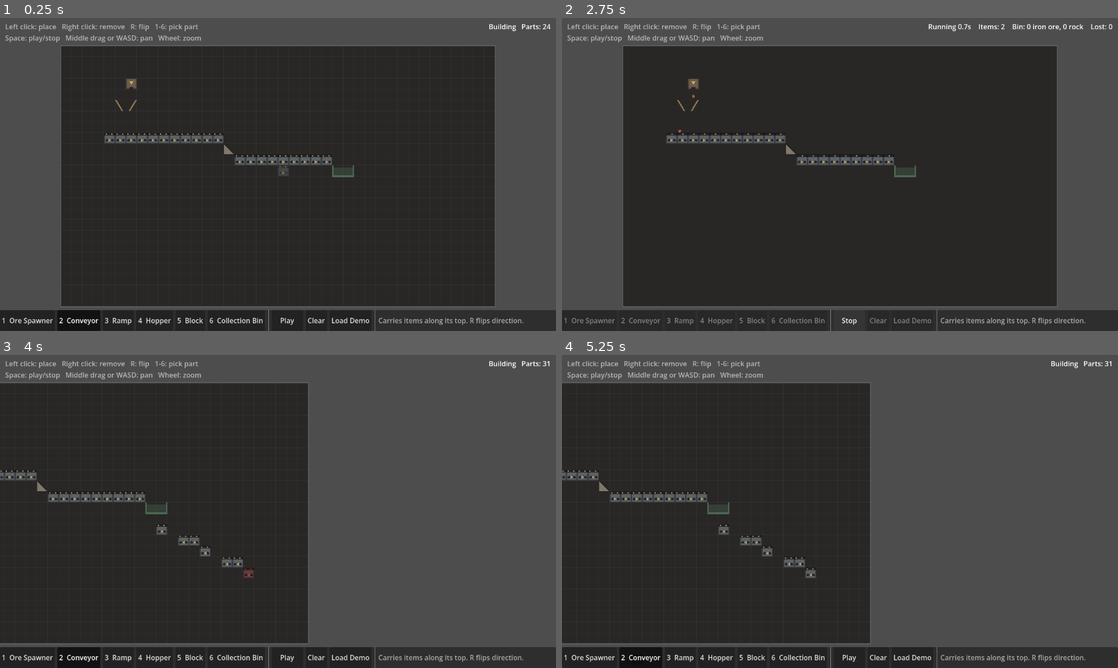
Above: before the commit, frames 1-4 (two rows, left to right).
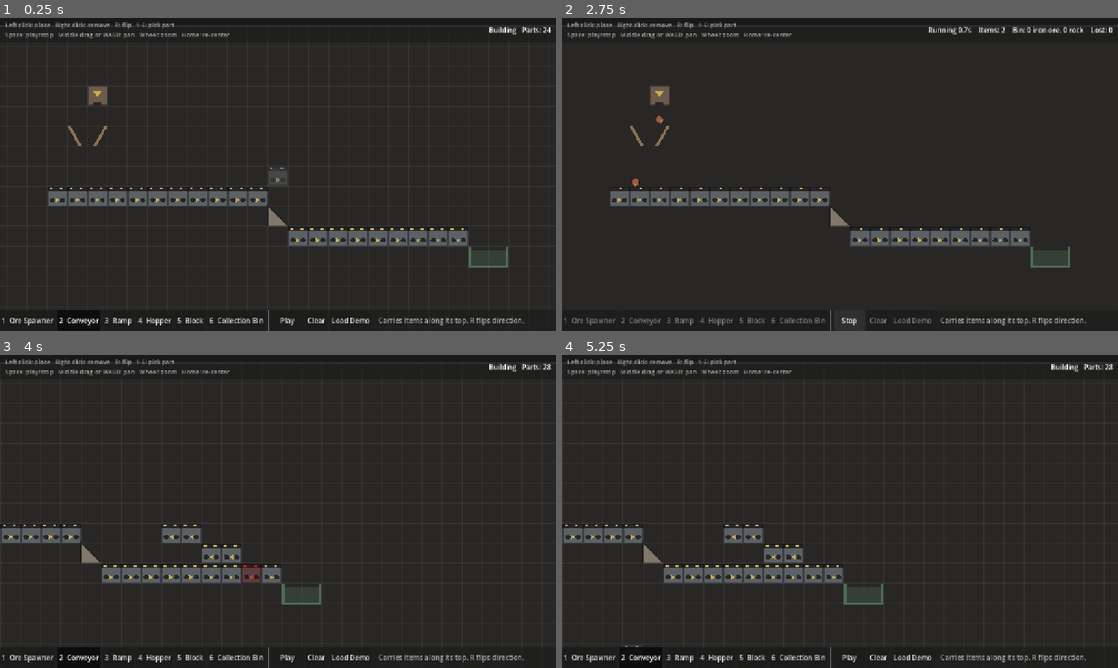
Above: after the commit, the same moments.

Repository: jdcravenBD/Mini-Machinist
Game: Godot game, scene res://scenes/main.tscn
Same seed, same stepped clock (60 frames per second), same inputs: the game is played once before the commit and once after it.
Inputs (mouse positions are in pixels of both pictures, inside the frame that each line leads up to):
- Up to frame 1 (0.25 s): no input
- Up to frame 2 (2.75 s): click "Play" at 0.5 s; click "Stop" at 1.25 s; click "Play" at 2 s
- Up to frame 3 (4 s): tap Enter at 2.75 s; move the mouse to (400, 495) at 2.77 s; hold D 2.78-3.5 s; tap R at 2.85 s; click (400, 495) at 2.92 s; tap Space at 3.02 s; drag from (166, 527) to (250, 574) at 3.52 s
- Up to frame 4 (5.25 s): click "1 Ore Spawner" at 4.25 s; click "2 Conveyor" at 5 s

The runs differ from the first frame. In frame 1, 34% of the frame differs, in the area x 0-100%, y 0-100%; in frame 2, 33%; in frame 3, 51%; in frame 4, 51%.

Commit message:
feat: scaling window, camera frames the machine, bigger ore

Diff:
--- a/project.godot
+++ b/project.godot
@@ -18,8 +18,13 @@
 
 window/size/viewport_width=1280
 window/size/viewport_height=720
+window/size/window_width_override=1600
+window/size/window_height_override=900
+window/stretch/mode="canvas_items"
+window/stretch/aspect="expand"
 
 [rendering]
 
 renderer/rendering_method="gl_compatibility"
 renderer/rendering_method.mobile="gl_compatibility"
+environment/defaults/default_clear_color=Color(0.1, 0.095, 0.09, 1)
--- a/scripts/machine/item_defs.gd
+++ b/scripts/machine/item_defs.gd
@@ -5,13 +5,13 @@
 const DEFS := {
 	&"iron_ore": {
 		"name": "Iron Ore",
-		"radius": 5.0,
+		"radius": 6.0,
 		"color": Color(0.62, 0.36, 0.25),
 		"fleck": Color(0.80, 0.52, 0.36),
 	},
 	&"rock": {
 		"name": "Rock",
-		"radius": 6.0,
+		"radius": 7.0,
 		"color": Color(0.50, 0.50, 0.48),
 		"fleck": Color(0.64, 0.64, 0.61),
 	},
--- a/scripts/machine/part_geometry.gd
+++ b/scripts/machine/part_geometry.gd
@@ -8,7 +8,7 @@
 const SURFACE_FRICTION := 0.04
 ## Ticks between spawns (60 ticks = 1 second).
 const SPAWN_INTERVAL := 30
-const HOPPER_GAP := 16.0
+const HOPPER_GAP := 18.0
 const BIN_INSET := 2.0
 ## How far below the bin's rim an item must fall before it counts as collected.
 const BIN_CATCH_DEPTH := 10.0
--- a/scripts/main.gd
+++ b/scripts/main.gd
@@ -5,8 +5,12 @@
 const SAVE_PATH := "user://machine.json"
 const T := PartDefs.TILE
 const PAN_SPEED := 600.0
-const ZOOM_MIN := 0.5
-const ZOOM_MAX := 3.0
+## Closest zoom allowed, and the most the camera zooms in when framing a small machine.
+## The farthest zoom is whatever fits the whole grid on screen.
+const ZOOM_MAX := 4.0
+const FRAME_ZOOM_MAX := 2.0
+## Empty space (in tiles) kept around the machine when framing it.
+const FRAME_MARGIN := 2
 ## Most simulation ticks to run in one frame, so a slow frame can't snowball.
 const MAX_TICKS_PER_FRAME := 4
 
@@ -33,7 +37,9 @@
 	hud.part_selected.connect(_select)
 	hud.play_pressed.connect(_toggle_play)
 	hud.clear_pressed.connect(machine.clear)
-	hud.demo_pressed.connect(func() -> void: DemoMachine.build(machine))
+	hud.demo_pressed.connect(func() -> void:
+		DemoMachine.build(machine)
+		_frame_camera())
 	_select(selected)
 	_frame_camera()
 
@@ -57,6 +63,7 @@
 		hud.set_stats("Building   Parts: %d" % machine.parts.size())
 
 	_pan_with_keys(delta)
+	_clamp_camera()
 	_update_ghost()
 
 
@@ -77,6 +84,8 @@
 		_toggle_play()
 	elif keycode == KEY_R:
 		flipped = not flipped
+	elif keycode == KEY_HOME:
+		_frame_camera()
 	elif keycode >= KEY_1 and keycode < KEY_1 + PartDefs.ORDER.size():
 		_select(PartDefs.ORDER[keycode - KEY_1])
 
@@ -159,21 +168,42 @@
 func _zoom_at(screen_pos: Vector2, factor: float) -> void:
 	var half := get_viewport_rect().size * 0.5
 	var world := camera.position + (screen_pos - half) / camera.zoom
-	var z := clampf(camera.zoom.x * factor, ZOOM_MIN, ZOOM_MAX)
+	var z := clampf(camera.zoom.x * factor, _fit_zoom(_world_rect()), ZOOM_MAX)
 	camera.zoom = Vector2(z, z)
 	camera.position = world - (screen_pos - half) / camera.zoom
 
 
-## Fits the whole grid in the space between the top and bottom HUD bars.
+## Centers the camera on the machine (or the whole grid when it's empty), as close as fits.
 func _frame_camera() -> void:
-	var world_size := Vector2(Machine.WIDTH * T, Machine.HEIGHT * T)
-	var screen := get_viewport_rect().size
-	var space := screen - Vector2(24, Hud.TOP_MARGIN + Hud.BOTTOM_MARGIN + 16)
-	var z := clampf(minf(space.x / world_size.x, space.y / world_size.y), ZOOM_MIN, ZOOM_MAX)
+	var area := _world_rect()
+	if not machine.parts.is_empty():
+		var first := machine.parts[0]
+		area = Rect2(Vector2(first.cell * T), Vector2.ZERO)
+		for p in machine.parts:
+			area = area.merge(Rect2(Vector2(p.cell * T), Vector2(PartDefs.size_of(p.type) * T)))
+		area = area.grow(FRAME_MARGIN * T)
+	var z := clampf(_fit_zoom(area), _fit_zoom(_world_rect()), FRAME_ZOOM_MAX)
 	camera.zoom = Vector2(z, z)
-	# Shift so the grid centers in the free space rather than the whole screen.
+	# The HUD bars differ in height, so shift to center in the space between them.
 	var offset_y := (Hud.TOP_MARGIN - Hud.BOTTOM_MARGIN) * 0.5
-	camera.position = world_size * 0.5 - Vector2(0, offset_y) / z
+	camera.position = area.get_center() - Vector2(0, offset_y) / z
+	_clamp_camera()
+
+
+## Zoom at which `area` just fits between the HUD bars.
+func _fit_zoom(area: Rect2) -> float:
+	var space := get_viewport_rect().size - Vector2(24, Hud.TOP_MARGIN + Hud.BOTTOM_MARGIN + 16)
+	return minf(space.x / area.size.x, space.y / area.size.y)
+
+
+func _world_rect() -> Rect2:
+	return Rect2(Vector2.ZERO, Vector2(Machine.WIDTH * T, Machine.HEIGHT * T))
+
+
+## Keeps the camera's center over the grid so it can't get lost in empty space.
+func _clamp_camera() -> void:
+	var world := _world_rect()
+	camera.position = camera.position.clamp(world.position, world.end)
 
 
 func _save() -> void:
--- a/scripts/sim/simulation.gd
+++ b/scripts/sim/simulation.gd
@@ -27,9 +27,10 @@
 const SPIN_KEEP := 0.995
 const MAX_ITEMS := 600
 ## Largest item radius; static segments are registered with this much margin.
-const MAX_RADIUS := 6.0
+const MAX_RADIUS := 7.0
 const SEG_CELL := 32.0
-const ITEM_CELL := 12.0
+## At least the largest item diameter, so touching items are always in neighbouring cells.
+const ITEM_CELL := 14.0
 ## Solid tile kinds, for pushing out items that a heavy pile squeezed into a solid.
 enum Solid { NONE, BOX, RAMP_DOWN_RIGHT, RAMP_DOWN_LEFT }
 const INV_SQRT2 := 0.7071067811865476
--- a/scripts/ui/hud.gd
+++ b/scripts/ui/hud.gd
@@ -10,7 +10,7 @@
 ## Screen space the HUD covers above and below the world, for framing the camera.
 const TOP_MARGIN := 56.0
 const BOTTOM_MARGIN := 48.0
-const HELP := "Left click: place   Right click: remove   R: flip   1-6: pick part\nSpace: play/stop   Middle drag or WASD: pan   Wheel: zoom"
+const HELP := "Left click: place   Right click: remove   R: flip   1-6: pick part\nSpace: play/stop   Middle drag or WASD: pan   Wheel: zoom   Home: re-center"
 
 var _part_buttons := {}  # StringName -> Button
 var _play_button: Button
@@ -21,22 +21,30 @@
 
 
 func _ready() -> void:
+	var top := PanelContainer.new()
+	top.anchor_right = 1.0
+	top.offset_bottom = TOP_MARGIN
+	top.mouse_filter = Control.MOUSE_FILTER_STOP
+	add_child(top)
+	var top_pad := MarginContainer.new()
+	top_pad.add_theme_constant_override("margin_left", 12)
+	top_pad.add_theme_constant_override("margin_right", 12)
+	top.add_child(top_pad)
+	var top_row := HBoxContainer.new()
+	top_pad.add_child(top_row)
+
 	var help := Label.new()
 	help.text = HELP
-	help.position = Vector2(12, 8)
 	help.modulate = Color(1, 1, 1, 0.6)
-	help.mouse_filter = Control.MOUSE_FILTER_IGNORE
-	add_child(help)
+	help.size_flags_horizontal = Control.SIZE_EXPAND_FILL
+	help.add_theme_font_size_override("font_size", 14)
+	top_row.add_child(help)
 
 	_stats = Label.new()
-	_stats.anchor_left = 1.0
-	_stats.anchor_right = 1.0
-	_stats.offset_left = -600.0
-	_stats.offset_right = -12.0
-	_stats.offset_top = 8.0
 	_stats.horizontal_alignment = HORIZONTAL_ALIGNMENT_RIGHT
-	_stats.mouse_filter = Control.MOUSE_FILTER_IGNORE
-	add_child(_stats)
+	_stats.vertical_alignment = VERTICAL_ALIGNMENT_CENTER
+	_stats.size_flags_vertical = Control.SIZE_FILL
+	top_row.add_child(_stats)
 
 	var panel := PanelContainer.new()
 	panel.anchor_left = 0.0
